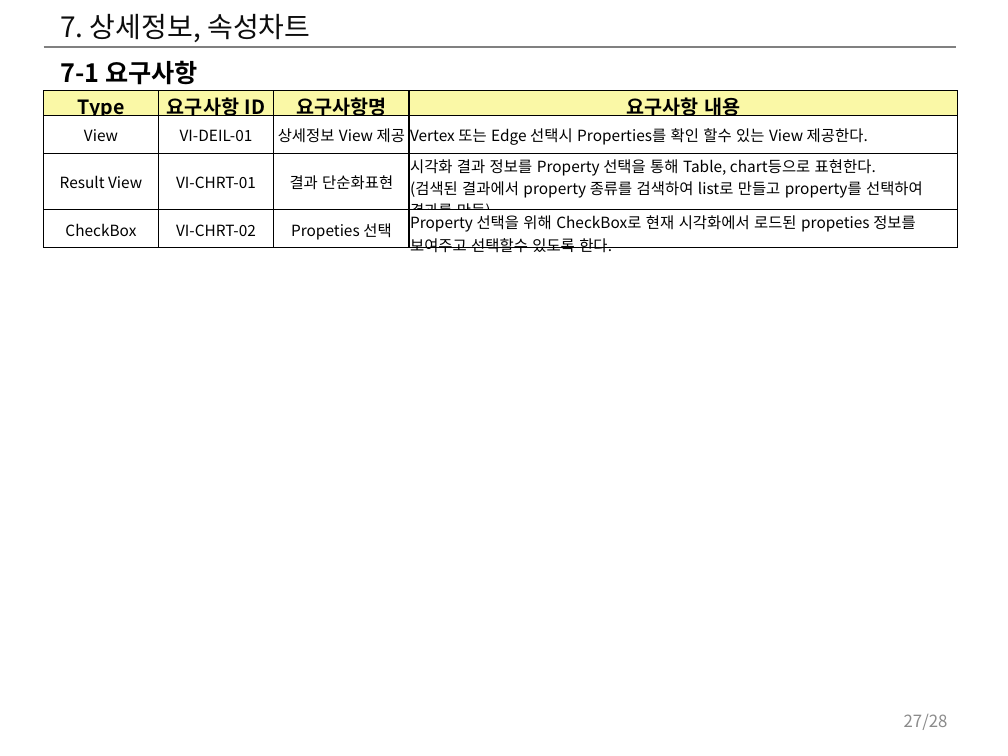
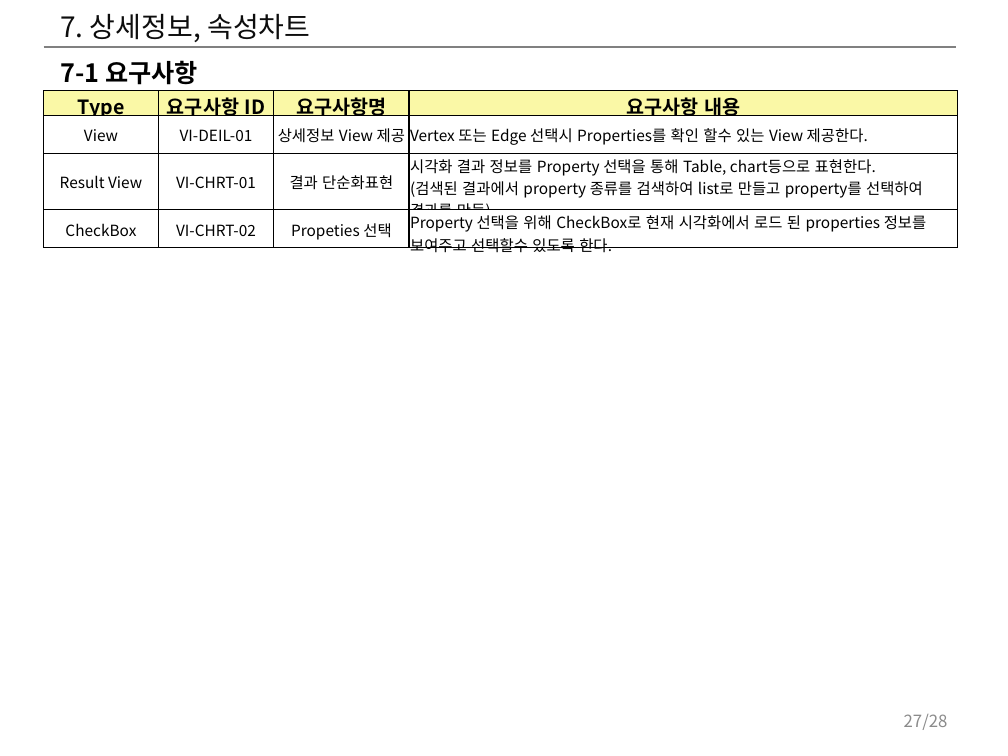
Before and after one commit to postech-dblab-iitp/visual-tool, a slide deck: slide 27 of ViT_docs/시각화도구_UI_UX_기획서.pptx. Drawn at 1008x756 pixels with LibreOffice and Linux fonts; fonts in the diff are those of the drawing. Boxes give left, top, right and bottom in pixels: in the first picture for what was removed or moved away, otherwise in the second. Text is boxed around its words. In the diff, an @@ line names an element or a change of style, - is before the commit and + after.

```diff
--- a/ViT_docs/시각화도구_UI_UX_기획서.pptx
+++ b/ViT_docs/시각화도구_UI_UX_기획서.pptx
@@ table at (43,91,958,257) @@
-row 4, column 4: Property 선택을 위해 CheckBox로 현재 시각화에서 로드된 propeties 정보를 보여주고 선택할수 있도록 한다.
+row 4, column 4: Property 선택을 위해 CheckBox로 현재 시각화에서 로드 된 properties 정보를 보여주고 선택할수 있도록 한다.
```
Also in this commit, not shown: 5 other slides changed, 2 other files.
